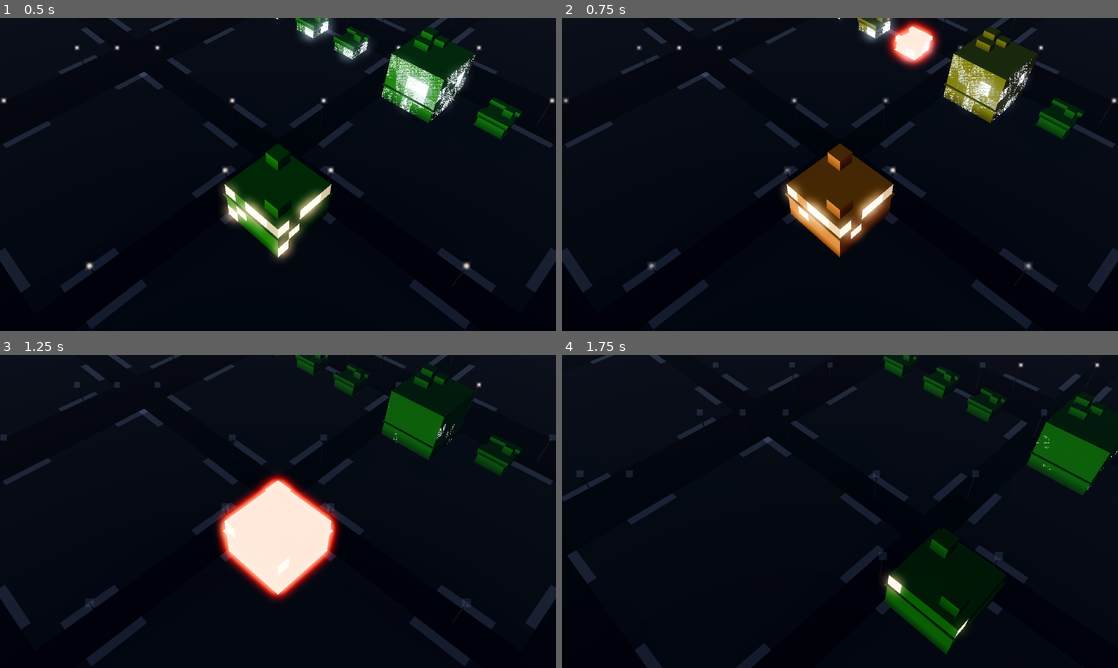
Above: before the commit, frames 1-4 (two rows, left to right).
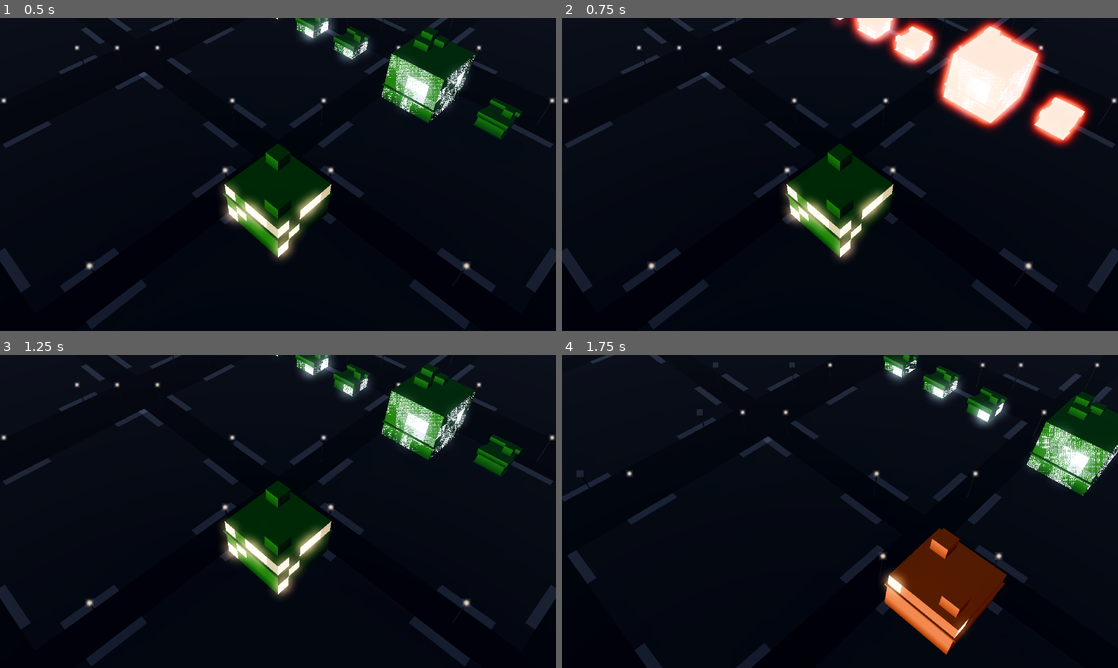
Above: after the commit, the same moments.

Repository: TechBran/slacum-city
Game: Godot game, scene res://game/main.tscn
The game is run twice, just before and just after one commit, with the same random seed, the same clock (stepped at 60 frames per second) and the same inputs.
Inputs (mouse positions are in pixels of both pictures, inside the frame that each line leads up to):
- Up to frame 1 (0.5 s): no input
- Up to frame 2 (0.75 s): tap Enter at 0.5 s; move the mouse to (962, 158) at 0.52 s; tap B at 0.6 s; click (962, 158) at 0.67 s
- Up to frame 3 (1.25 s): no input
- Up to frame 4 (1.75 s): drag from (728, 527) to (812, 574) at 1.27 s

Frame 1 is identical in both runs. In frame 2, 11% of the frame differs, in the area x 0-96%, y 0-81%; in frame 3, 9.0%; in frame 4, 8.6%.

Commit message:
Sim-driven blackout: BlockDarkChanged event bridge
- CitySim emits BlockDarkChanged on block transitions (report 98 C-38);
  the render model's blackout/relight ceremony consumes it — no staged
  render calls anywhere
- main.gd translates sim events (string ids) to render ids and feeds
  apply_events; demo keys now act on the sim only
- Headless contract test: cut feeder -> dark events with powered_fraction
  0.0; close -> relight on the same channel (343 tests green)
- --cut-feeder/--shot-at staging args

Co-Authored-By: Claude Fable 5 <noreply@anthropic.com>
Claude-Session: https://claude.ai/code/session_016V1Lu8kx1mfpeLa7xidnwc

Diff:
--- a/game/main.gd
+++ b/game/main.gd
@@ -17,6 +17,7 @@
 var _screenshot_path := ""
 var _screenshot_timer := 0.0
 var _blackout_at := -1.0
+var _shot_at := 2.0
 
 
 func _ready() -> void:
@@ -50,6 +51,10 @@
 			camera_state.set_zoom_t(float(String(arg).trim_prefix("--zoom=")))
 		elif String(arg) == "--blackout":
 			_blackout_at = 0.8  # trigger partway in so the ramps settle on film
+		elif String(arg).begins_with("--shot-at="):
+			_shot_at = float(String(arg).trim_prefix("--shot-at="))
+		elif String(arg).begins_with("--cut-feeder="):
+			sim_host.sim.grid.force_open(String(arg).trim_prefix("--cut-feeder="))
 
 
 func _build_environment(render_data: Dictionary) -> void:
@@ -173,6 +178,7 @@
 	city_view.name = "CityView"
 	add_child(city_view)
 	city_view.setup(render_model, render_data)
+	sim_host.ticked.connect(_on_sim_batch)
 	# Streetlights: one every 4th road tile (32 m), doc 11 §2.10.
 	var lamps: Array = []
 	var next_lamp_id := 100000
@@ -191,22 +197,48 @@
 	streetlights.setup(render_model, render_data, lamps)
 
 
-## Demo controls: B blacks out the southern feeder (sim + render); N restores.
+## Sim → render event bridge: translate string building ids to render ids and
+## feed the model. The renderer follows the SIMULATION — nothing is staged.
+func _on_sim_batch(batch: Array) -> void:
+	var translated: Array = []
+	for event in batch:
+		match StringName(String(event["type"])):
+			&"BlockDarkChanged":
+				translated.append(event)
+			&"BuildingPowerChanged":
+				var rid := _render_id(String(event.get("building", "")))
+				if rid >= 0:
+					translated.append({"type": &"BuildingPowerChanged",
+							"building": rid, "state": event.get("state", &"LIT")})
+			&"building_damaged", &"building_destroyed", &"building_completed":
+				var rid2 := _render_id_from_int(event.get("building", -1))
+				if rid2 >= 0:
+					var out: Dictionary = event.duplicate()
+					out["building"] = rid2
+					translated.append(out)
+			&"PowerRestored":
+				pass  # per-block relights arrive via BlockDarkChanged(false)
+			_:
+				pass
+	if not translated.is_empty():
+		render_model.apply_events(translated)
+
+
+func _render_id(sim_id: String) -> int:
+	var b: Building = sim_host.sim.buildings.get(sim_id)
+	return b.id if b != null else -1
+
+
+func _render_id_from_int(value: Variant) -> int:
+	return int(value) if typeof(value) != TYPE_STRING else _render_id(String(value))
+
+
+## Demo controls act on the SIM only; the renderer reacts through events.
 func _trigger_blackout_demo(active: bool) -> void:
-	var south_blocks := {}
-	for id in sim_host.sim.buildings.keys():
-		var transformer := sim_host.sim.grid.attachment_of(id)
-		if transformer != "" \
-				and String(sim_host.sim.grid.component(transformer)["parent"]) == "F_SOUTH":
-			south_blocks[String(sim_host.sim._building_records[id]["block"])] = true
 	if active:
 		sim_host.sim.grid.force_open("F_SOUTH")
-		for block_id in south_blocks:
-			render_model.plan_blackout(block_id)
 	else:
 		sim_host.sim.grid.force_close("F_SOUTH")
-		for block_id in south_blocks:
-			render_model.plan_relight(block_id)
 
 
 func _process(delta: float) -> void:
@@ -219,7 +251,7 @@
 		_blackout_at = -1.0
 	if _screenshot_path != "":
 		_screenshot_timer += delta
-		if _screenshot_timer > 2.0:
+		if _screenshot_timer > _shot_at:
 			var image := get_viewport().get_texture().get_image()
 			image.save_png(_screenshot_path)
 			print("screenshot saved: ", _screenshot_path)
--- a/sim/city_sim.gd
+++ b/sim/city_sim.gd
@@ -71,6 +71,8 @@
 var _block_to_district: Dictionary = {}
 var _last_demands: Dictionary = {}
 var _water_kw_by_building: Dictionary = {}  # water_facility id -> Σ hosted variant kW
+var _block_dark_weights: Dictionary = {}  # building id -> pop+jobs weight
+var _prev_block_dark: Dictionary = {}  # block id -> bool
 var boot_errors: PackedStringArray = []
 
 
@@ -204,6 +206,9 @@
 	for d in loader.districts:
 		for block_id in d.get("blocks", []):
 			_block_to_district[String(block_id)] = String(d["id"])
+	for id in _sorted(buildings):
+		var b: Building = buildings[id]
+		_block_dark_weights[id] = int(b.stats.get("population", 0)) + int(b.stats.get("jobs", 0))
 	# The city is born already inhabited: aggregates are live from tick 0, so
 	# the first settled hour sees real employment, not a zero warm-up.
 	_rollup_district_population()
@@ -594,6 +599,18 @@
 			sim.bus.emit(StringName(String(event["type"])), event)
 		for event in sim.events.drain_events():
 			sim.bus.emit(StringName(String(event["type"])), event)
+		# Block-dark transitions (report 98 C-38): the renderer's blackout /
+		# relight ceremony is driven by these, never by direct calls.
+		var fractions := sim.grid.block_dark_fractions(sim._block_dark_weights)
+		for block_id in fractions:
+			var dark: bool = fractions[block_id]["dark"]
+			if bool(sim._prev_block_dark.get(block_id, false)) != dark:
+				sim._prev_block_dark[block_id] = dark
+				sim.bus.emit(&"BlockDarkChanged", {
+					"block_id": block_id, "block_dark": dark,
+					"dark_fraction": fractions[block_id]["fraction"],
+					"powered_fraction": 0.0 if dark else 1.0,
+				})
 	func advance_coarse(ctx: TimeContext) -> void:
 		advance_fine(ctx)
 
--- a/tests/test_city_sim.gd
+++ b/tests/test_city_sim.gd
@@ -136,3 +136,28 @@
 	assert_false(sim.loader.resolve_tag("tutorial_transformer").is_empty())
 	assert_false(sim.loader.resolve_tag("tutorial_land_block").is_empty())
 	assert_false(sim.loader.resolve_tag("tutorial_pump").is_empty())
+
+
+func test_block_dark_events_drive_the_renderer_contract() -> void:
+	# The sim emits BlockDarkChanged on transitions (report 98 C-38) — the
+	# render model's blackout ceremony consumes exactly this event.
+	var sim := CitySim.boot_from_files()
+	sim.advance_hours(1.0)
+	sim.bus.drain()
+	sim.grid.force_open("F_SOUTH")
+	sim.advance_hours(0.1)  # > hysteresis window
+	var dark_events: Array = []
+	for event in sim.bus.drain():
+		if event["type"] == &"BlockDarkChanged" and bool(event["block_dark"]):
+			dark_events.append(event)
+	assert_true(dark_events.size() >= 1, "southern blocks report dark")
+	for event in dark_events:
+		assert_almost_eq(float(event["powered_fraction"]), 0.0, 1e-9)
+	# Restore: the same channel carries the relight.
+	sim.grid.force_close("F_SOUTH")
+	sim.advance_hours(0.1)
+	var relit := 0
+	for event in sim.bus.drain():
+		if event["type"] == &"BlockDarkChanged" and not bool(event["block_dark"]):
+			relit += 1
+	assert_true(relit >= 1, "relight arrives on the same event channel")
